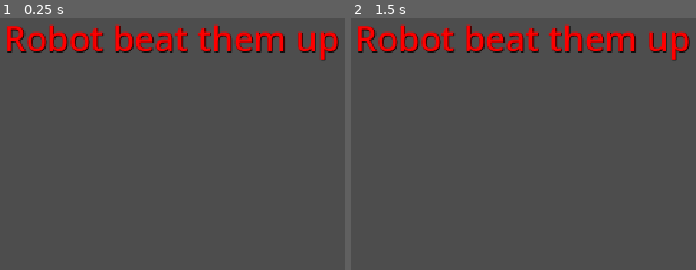
Above: before the commit, frames 1-2 (left to right).
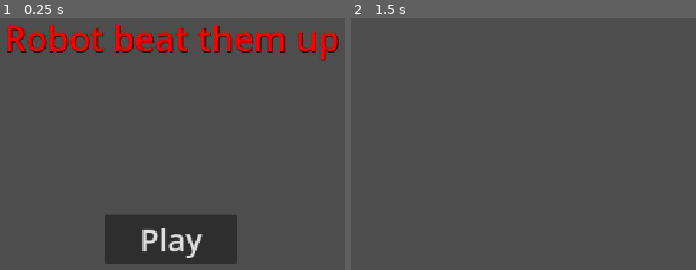
Above: after the commit, the same moments.

Repository: Triopking/Beat-Them-Up
Game: Godot game, scene res://Scenes/menu.tscn
Same seed, same stepped clock (60 frames per second), same inputs: the game is played once before the commit and once after it.
Inputs (mouse positions are in pixels of both pictures, inside the frame that each line leads up to):
- Up to frame 1 (0.25 s): no input
- Up to frame 2 (1.5 s): click (523, 239) at 0.5 s, where only the run after the commit has a clickable "Play"; tap Enter at 1.25 s

The runs differ from the first frame. In frame 1, 7.2% of the frame differs, in the area x 30-69%, y 78-98%; in frame 2, 4.9%.

Commit message:
play button

Diff:
--- a/mechanic-gaunlet/Scenes/menu.tscn
+++ b/mechanic-gaunlet/Scenes/menu.tscn
@@ -1,4 +1,6 @@
 [gd_scene format=3 uid="uid://bhjw8e40seg8q"]
+
+[ext_resource type="Script" uid="uid://cikk6bhthtqyi" path="res://Scripts/menu.gd" id="1_1rerr"]
 
 [node name="Menu" type="Control" unique_id=512113670]
 layout_mode = 3
@@ -7,6 +9,7 @@
 anchor_bottom = 1.0
 grow_horizontal = 2
 grow_vertical = 2
+script = ExtResource("1_1rerr")
 
 [node name="Title" type="Label" parent="." unique_id=1400928113]
 layout_mode = 1
@@ -21,3 +24,21 @@
 theme_override_colors/font_shadow_color = Color(0, 0, 0, 1)
 theme_override_font_sizes/font_size = 50
 text = "Robot beat them up"
+
+[node name="Play" type="Button" parent="." unique_id=1644566602]
+layout_mode = 1
+anchors_preset = 8
+anchor_left = 0.5
+anchor_top = 0.5
+anchor_right = 0.5
+anchor_bottom = 0.5
+offset_left = -95.0
+offset_top = -35.5
+offset_right = 95.0
+offset_bottom = 35.5
+grow_horizontal = 2
+grow_vertical = 2
+theme_override_font_sizes/font_size = 45
+text = "Play"
+
+[connection signal="pressed" from="Play" to="." method="_on_play_pressed"]
--- /dev/null
+++ b/mechanic-gaunlet/Scripts/menu.gd
@@ -0,0 +1,15 @@
+extends Control
+
+
+# Called when the node enters the scene tree for the first time.
+func _ready() -> void:
+	pass # Replace with function body.
+
+
+# Called every frame. 'delta' is the elapsed time since the previous frame.
+func _process(delta: float) -> void:
+	pass
+
+
+func _on_play_pressed() -> void:
+	get_tree().change_scene_to_file("res://Scenes/test_level.tscn")
Not shown, added: mechanic-gaunlet/Scripts/menu.gd.uid
